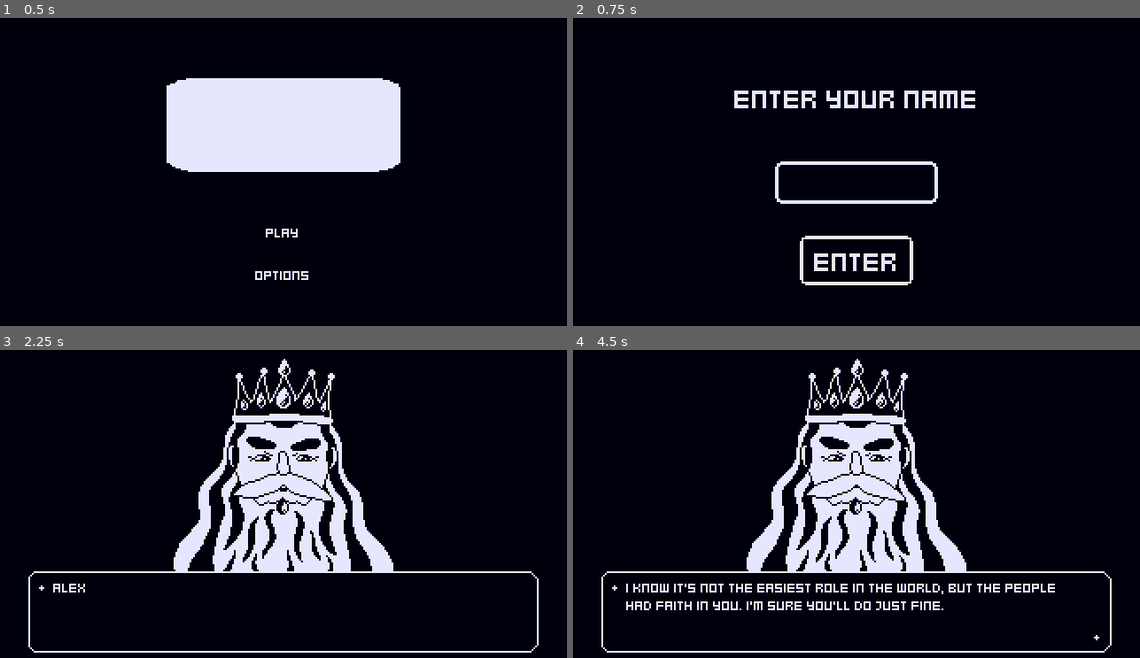
Above: before the commit, frames 1-4 (two rows, left to right).
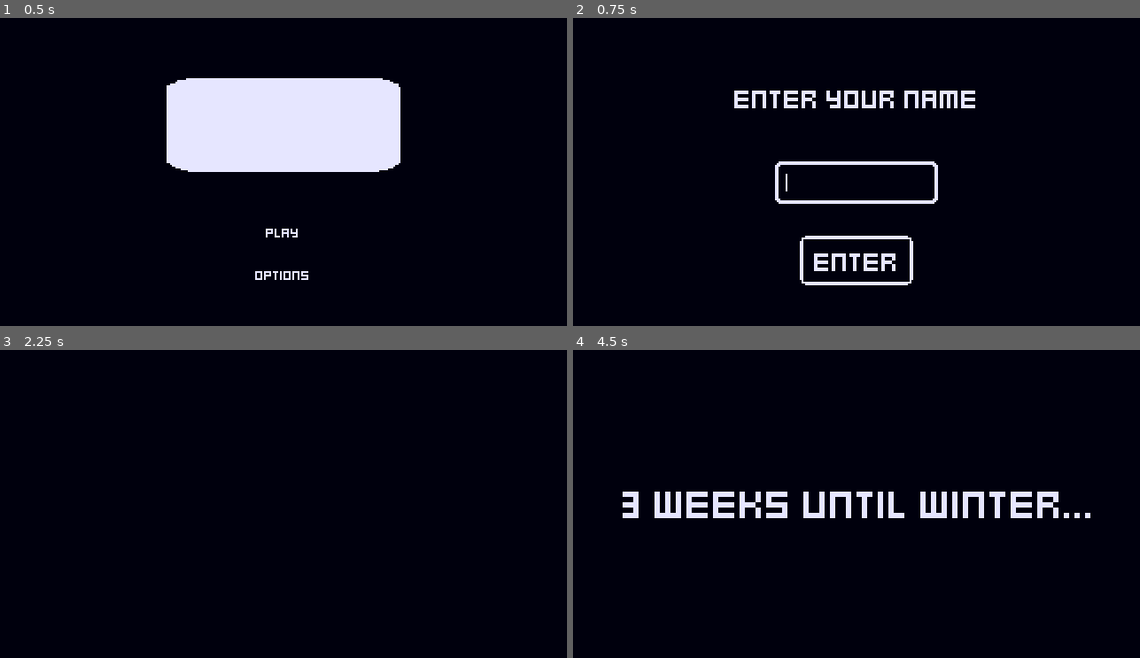
Above: after the commit, the same moments.

Repository: songbirdgamedev/b1t-jam-3-offering
Game: Godot game, scene res://scenes/title_screen.tscn
Two runs of this game, one before a commit and one after it. Both use one fixed random seed, a clock stepped at 60 frames per second and the inputs below. The engine's default icon, where the game draws it, is replaced by a stand-in: a white triangle on a blue panel in a dark square.
Inputs (mouse positions are in pixels of both pictures, inside the frame that each line leads up to):
- Up to frame 1 (0.5 s): no input
- Up to frame 2 (0.75 s): click "Play" at 0.5 s
- Up to frame 3 (2.25 s): click (283, 513) at 1.27 s; type "Alex" at 1.35 s; click "Enter" at 2 s
- Up to frame 4 (4.5 s): move the mouse to (981, 485) at 2.77 s; click (981, 485) at 2.85 s; tap Enter at 3.5 s; move the mouse to (743, 516) at 3.52 s; click (743, 516) at 3.6 s; move the mouse to (913, 430) at 4.27 s; click (913, 430) at 4.35 s

Frame 1 is identical in both runs. In frame 2, less than 0.1% of the frame differs, in the area x 35-65%, y 46-61%; in frame 3, 11%; in frame 4, 15%, in the area x 5-95%, y 2-99%.

Commit message:
Add transition screen between scenes

Diff:
--- a/scenes/game_running.tscn
+++ b/scenes/game_running.tscn
@@ -1,9 +1,10 @@
-[gd_scene load_steps=11 format=3 uid="uid://kamqvsxntcfy"]
+[gd_scene load_steps=13 format=3 uid="uid://kamqvsxntcfy"]
 
 [ext_resource type="Script" uid="uid://du0dfejnvmre2" path="res://scripts/game_running.gd" id="1_bqy44"]
 [ext_resource type="Shader" uid="uid://d0g20hi08muw6" path="res://resources/1-bit.gdshader" id="1_vrqnk"]
 [ext_resource type="PackedScene" uid="uid://djqjeafm2o7ae" path="res://scenes/decision.tscn" id="2_g3a6y"]
 [ext_resource type="PackedScene" uid="uid://d3alufwghkqoq" path="res://scenes/dialogue.tscn" id="2_ie5wa"]
+[ext_resource type="PackedScene" uid="uid://bvwt6gfm61in8" path="res://scenes/time_left.tscn" id="4_ie5wa"]
 
 [sub_resource type="ShaderMaterial" id="ShaderMaterial_vx5he"]
 shader = ExtResource("1_vrqnk")
@@ -46,9 +47,73 @@
 "update": 1,
 "values": [true]
 }
+tracks/3/type = "value"
+tracks/3/imported = false
+tracks/3/enabled = true
+tracks/3/path = NodePath("TimeLeft:visible")
+tracks/3/interp = 1
+tracks/3/loop_wrap = true
+tracks/3/keys = {
+"times": PackedFloat32Array(0),
+"transitions": PackedFloat32Array(1),
+"update": 1,
+"values": [true]
+}
 
 [sub_resource type="Animation" id="Animation_g3a6y"]
 resource_name = "decision_to_dialogue"
+length = 4.0
+tracks/0/type = "value"
+tracks/0/imported = false
+tracks/0/enabled = true
+tracks/0/path = NodePath("FadeRect:size")
+tracks/0/interp = 1
+tracks/0/loop_wrap = true
+tracks/0/keys = {
+"times": PackedFloat32Array(0, 0.5, 1, 3, 3.5, 4),
+"transitions": PackedFloat32Array(1, 1, 1, 1, 1, 1),
+"update": 0,
+"values": [Vector2(320, 0), Vector2(320, 180), Vector2(320, 0), Vector2(320, 0), Vector2(320, 180), Vector2(320, 0)]
+}
+tracks/1/type = "value"
+tracks/1/imported = false
+tracks/1/enabled = true
+tracks/1/path = NodePath("Decision:visible")
+tracks/1/interp = 1
+tracks/1/loop_wrap = true
+tracks/1/keys = {
+"times": PackedFloat32Array(0, 0.5),
+"transitions": PackedFloat32Array(1, 1),
+"update": 1,
+"values": [true, false]
+}
+tracks/2/type = "value"
+tracks/2/imported = false
+tracks/2/enabled = true
+tracks/2/path = NodePath("Dialogue:visible")
+tracks/2/interp = 1
+tracks/2/loop_wrap = true
+tracks/2/keys = {
+"times": PackedFloat32Array(0, 3.5),
+"transitions": PackedFloat32Array(1, 1),
+"update": 1,
+"values": [false, true]
+}
+tracks/3/type = "value"
+tracks/3/imported = false
+tracks/3/enabled = true
+tracks/3/path = NodePath("TimeLeft:visible")
+tracks/3/interp = 1
+tracks/3/loop_wrap = true
+tracks/3/keys = {
+"times": PackedFloat32Array(0, 0.5, 3.5),
+"transitions": PackedFloat32Array(1, 1, 1),
+"update": 1,
+"values": [false, true, false]
+}
+
+[sub_resource type="Animation" id="Animation_ie5wa"]
+resource_name = "dialogue_to_decision"
 tracks/0/type = "value"
 tracks/0/imported = false
 tracks/0/enabled = true
@@ -64,7 +129,7 @@
 tracks/1/type = "value"
 tracks/1/imported = false
 tracks/1/enabled = true
-tracks/1/path = NodePath("Decision:visible")
+tracks/1/path = NodePath("Dialogue:visible")
 tracks/1/interp = 1
 tracks/1/loop_wrap = true
 tracks/1/keys = {
@@ -76,77 +141,66 @@
 tracks/2/type = "value"
 tracks/2/imported = false
 tracks/2/enabled = true
+tracks/2/path = NodePath("Decision:visible")
+tracks/2/interp = 1
+tracks/2/loop_wrap = true
+tracks/2/keys = {
+"times": PackedFloat32Array(0, 0.5),
+"transitions": PackedFloat32Array(1, 1),
+"update": 1,
+"values": [false, true]
+}
+
+[sub_resource type="Animation" id="Animation_ksco0"]
+resource_name = "start"
+length = 4.5
+tracks/0/type = "value"
+tracks/0/imported = false
+tracks/0/enabled = true
+tracks/0/path = NodePath("FadeRect:size")
+tracks/0/interp = 1
+tracks/0/loop_wrap = true
+tracks/0/keys = {
+"times": PackedFloat32Array(0, 0.5, 3.5, 4, 4.5),
+"transitions": PackedFloat32Array(1, 1, 1, 1, 1),
+"update": 0,
+"values": [Vector2(320, 180), Vector2(320, 0), Vector2(320, 0), Vector2(320, 180), Vector2(320, 0)]
+}
+tracks/1/type = "value"
+tracks/1/imported = false
+tracks/1/enabled = true
+tracks/1/path = NodePath("TimeLeft:visible")
+tracks/1/interp = 1
+tracks/1/loop_wrap = true
+tracks/1/keys = {
+"times": PackedFloat32Array(0, 4),
+"transitions": PackedFloat32Array(1, 1),
+"update": 1,
+"values": [true, false]
+}
+tracks/2/type = "value"
+tracks/2/imported = false
+tracks/2/enabled = true
 tracks/2/path = NodePath("Dialogue:visible")
 tracks/2/interp = 1
 tracks/2/loop_wrap = true
 tracks/2/keys = {
-"times": PackedFloat32Array(0, 0.5),
-"transitions": PackedFloat32Array(1, 1),
-"update": 1,
-"values": [false, true]
-}
-
-[sub_resource type="Animation" id="Animation_ie5wa"]
-resource_name = "dialogue_to_decision"
-tracks/0/type = "value"
-tracks/0/imported = false
-tracks/0/enabled = true
-tracks/0/path = NodePath("FadeRect:size")
-tracks/0/interp = 1
-tracks/0/loop_wrap = true
-tracks/0/keys = {
-"times": PackedFloat32Array(0, 0.5, 1),
-"transitions": PackedFloat32Array(1, 1, 1),
-"update": 0,
-"values": [Vector2(320, 0), Vector2(320, 180), Vector2(320, 0)]
-}
-tracks/1/type = "value"
-tracks/1/imported = false
-tracks/1/enabled = true
-tracks/1/path = NodePath("Dialogue:visible")
-tracks/1/interp = 1
-tracks/1/loop_wrap = true
-tracks/1/keys = {
-"times": PackedFloat32Array(0, 0.5),
-"transitions": PackedFloat32Array(1, 1),
-"update": 1,
-"values": [true, false]
-}
-tracks/2/type = "value"
-tracks/2/imported = false
-tracks/2/enabled = true
-tracks/2/path = NodePath("Decision:visible")
-tracks/2/interp = 1
-tracks/2/loop_wrap = true
-tracks/2/keys = {
-"times": PackedFloat32Array(0, 0.5),
-"transitions": PackedFloat32Array(1, 1),
-"update": 1,
-"values": [false, true]
+"times": PackedFloat32Array(4),
+"transitions": PackedFloat32Array(1),
+"update": 1,
+"values": [true]
 }
 
 [sub_resource type="Animation" id="Animation_rh7os"]
-resource_name = "start"
-length = 0.5
-tracks/0/type = "value"
-tracks/0/imported = false
-tracks/0/enabled = true
-tracks/0/path = NodePath("FadeRect:size")
-tracks/0/interp = 1
-tracks/0/loop_wrap = true
-tracks/0/keys = {
-"times": PackedFloat32Array(0, 0.5),
-"transitions": PackedFloat32Array(1, 1),
-"update": 0,
-"values": [Vector2(320, 180), Vector2(320, 0)]
-}
+resource_name = "weeks_left"
 
 [sub_resource type="AnimationLibrary" id="AnimationLibrary_rh7os"]
 _data = {
 &"RESET": SubResource("Animation_diwep"),
 &"decision_to_dialogue": SubResource("Animation_g3a6y"),
 &"dialogue_to_decision": SubResource("Animation_ie5wa"),
-&"start": SubResource("Animation_rh7os")
+&"start": SubResource("Animation_ksco0"),
+&"weeks_left": SubResource("Animation_rh7os")
 }
 
 [node name="Game" type="CanvasLayer"]
@@ -156,6 +210,9 @@
 layer = 0
 
 [node name="Decision" parent="." instance=ExtResource("2_g3a6y")]
+layer = 0
+
+[node name="TimeLeft" parent="." instance=ExtResource("4_ie5wa")]
 layer = 0
 
 [node name="FadeRect" type="ColorRect" parent="."]
@@ -174,4 +231,5 @@
 }
 
 [connection signal="dialogue_finished" from="Dialogue" to="." method="_on_dialogue_dialogue_finished"]
+[connection signal="decision_made" from="Decision" to="." method="_on_decision_decision_made"]
 [connection signal="animation_finished" from="AnimationPlayer" to="." method="_on_animation_player_animation_finished"]
--- /dev/null
+++ b/scenes/time_left.tscn
@@ -0,0 +1,25 @@
+[gd_scene load_steps=3 format=3 uid="uid://bvwt6gfm61in8"]
+
+[ext_resource type="Script" uid="uid://dr3hs7vh2x78y" path="res://scripts/time_left.gd" id="1_1twmk"]
+[ext_resource type="FontFile" uid="uid://d2avfcn8sbdrt" path="res://assets/Kenney Mini Square.ttf" id="1_3xfnq"]
+
+[node name="TimeLeft" type="CanvasLayer"]
+script = ExtResource("1_1twmk")
+
+[node name="ColorRect" type="ColorRect" parent="."]
+offset_right = 320.0
+offset_bottom = 180.0
+color = Color(0, 0, 0, 1)
+
+[node name="Label" type="RichTextLabel" parent="."]
+offset_left = 28.0
+offset_top = 76.0
+offset_right = 292.0
+offset_bottom = 108.0
+theme_override_fonts/normal_font = ExtResource("1_3xfnq")
+theme_override_font_sizes/normal_font_size = 24
+bbcode_enabled = true
+text = "9 weeks until winter"
+scroll_active = false
+autowrap_mode = 0
+horizontal_alignment = 1
--- a/scripts/autoloads/game_manager.gd
+++ b/scripts/autoloads/game_manager.gd
@@ -11,8 +11,13 @@
 	"winter_intensity": 50
 }
 var weeks_left: int = 9
+var prev_stats: Dictionary
 
 
-func change_name(name: String) -> void:
-	player_name = name
+func _ready() -> void:
+	prev_stats = stats
+
+
+func change_name(n: String) -> void:
+	player_name = n
 	TextManager.set_text()
--- a/scripts/autoloads/text_manager.gd
+++ b/scripts/autoloads/text_manager.gd
@@ -9,11 +9,15 @@
 
 
 class TextCharacter:
-	var lines: Array[String]
+	var text: Array[String]
 	var character: int
 
+	func _init(t: Array[String], c: int) -> void:
+		text = t
+		character = c
 
-var intro: TextCharacter = TextCharacter.new()
+
+var intro: TextCharacter
 var early: Array[TextCharacter]
 var mid: Array[TextCharacter]
 var late: Array[TextCharacter]
@@ -25,12 +29,24 @@
 
 
 func set_text() -> void:
-	intro.lines = [
+	intro = TextCharacter.new([
 		GameManager.player_name + "! Congratulations on winning the election! Ready for your first day on the job?",
 		"I know it's not the easiest role in the world, but the people had faith in you. I'm sure you'll do just fine.",
 		"Anyway, I'll let you get to work. There's some papers on the table for you to sort through. Lots of requests from the townsfolk. I trust you'll make the right decisions."
+	],
+	Character.JEREMY)
+	early = [
+		TextCharacter.new([
+			"Hi " + GameManager.player_name + ", that decision was pretty easy I bet. I think you're up for something a bit harder.",
+			"Good luck!"
+		],
+		Character.JEREMY),
+		TextCharacter.new([
+			"This is a second test dialogue for the early game.",
+			"Let's see if it works."
+		],
+		Character.KING)
 	]
-	intro.character = Character.KING
 
 
 func set_current(text: TextCharacter) -> void:
--- a/scripts/decision.gd
+++ b/scripts/decision.gd
@@ -28,7 +28,9 @@
 
 func _on_text_box_text_finished() -> void:
 	buttons.show()
+	text_box.process_mode = Node.PROCESS_MODE_DISABLED
 
 
 func _on_decision_button_pressed() -> void:
 	decision_made.emit()
+	text_box.process_mode = Node.PROCESS_MODE_ALWAYS
--- a/scripts/game_running.gd
+++ b/scripts/game_running.gd
@@ -4,14 +4,18 @@
 @onready var text_box: TextBox = $Dialogue/TextBox
 @onready var dialogue: Dialogue = $Dialogue
 @onready var decision: Decision = $Decision
+@onready var time_left: TimeLeft = $TimeLeft
 @onready var animation_player: AnimationPlayer = $AnimationPlayer
 
 
 func _ready() -> void:
-	# animation_player.play("start")
-
-	dialogue.show_dialogue(TextManager.intro.lines, TextManager.intro.character)
 	decision.visible = false
+	dialogue.visible = false
+	time_left.visible = false
+	time_left.set_text()
+	animation_player.play("start")
+	await animation_player.animation_finished
+	dialogue.show_dialogue(TextManager.intro.text, TextManager.intro.character)
 
 
 func _on_dialogue_dialogue_finished() -> void:
@@ -22,3 +26,8 @@
 	match anim_name:
 		"dialogue_to_decision":
 			decision.set_scenario()
+
+
+func _on_decision_decision_made() -> void:
+	time_left.set_text()
+	animation_player.play("decision_to_dialogue")
--- a/scripts/name_prompt.gd
+++ b/scripts/name_prompt.gd
@@ -2,6 +2,10 @@
 
 
 @onready var name_input: LineEdit = $NameInput
+
+
+func _ready() -> void:
+	name_input.grab_focus()
 
 
 func _name_submitted() -> void:
@@ -14,5 +18,5 @@
 	_name_submitted()
 
 
-func _on_name_input_text_submitted(new_text: String) -> void:
+func _on_name_input_text_submitted(_new_text: String) -> void:
 	_name_submitted()
--- /dev/null
+++ b/scripts/time_left.gd
@@ -0,0 +1,20 @@
+class_name TimeLeft
+extends CanvasLayer
+
+
+@onready var label: RichTextLabel = $Label
+
+var weeks: int
+
+
+func set_text() -> void:
+	weeks = GameManager.weeks_left
+	print(weeks)
+	print(str(weeks))
+	if weeks == 2:
+		label.text = "[shake]" + str(weeks)  + " weeks until winter..."
+	elif weeks == 1:
+		label.text = "[shake]" + str(weeks)  + " week until winter..."
+	else:
+		label.text = str(weeks) + " weeks until winter..."
+	GameManager.weeks_left -= 1
Not shown, added: scripts/time_left.gd.uid
